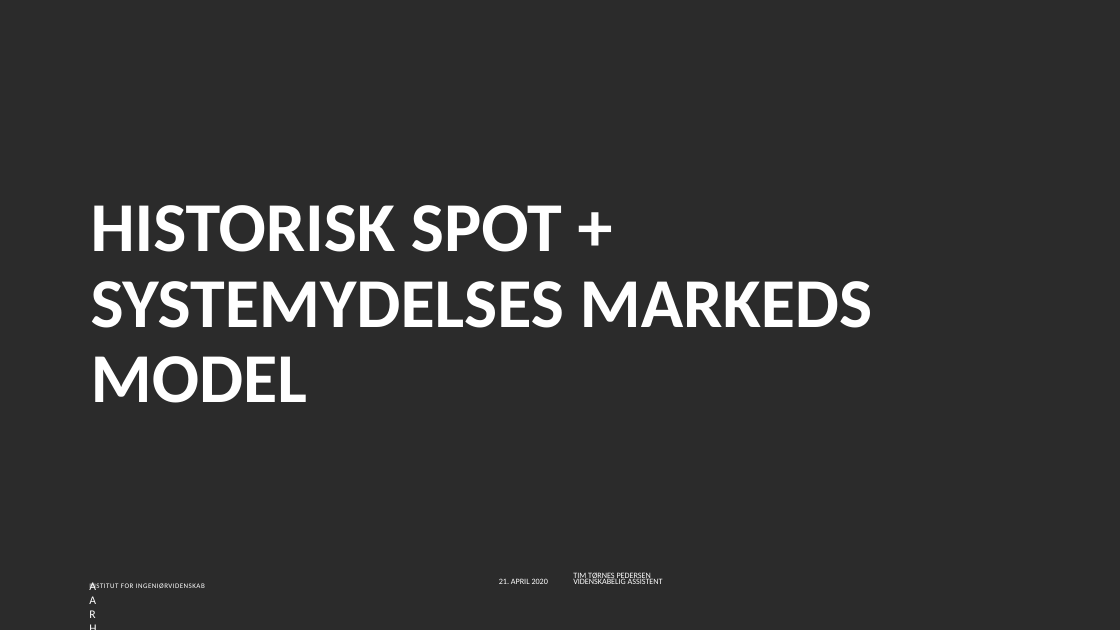
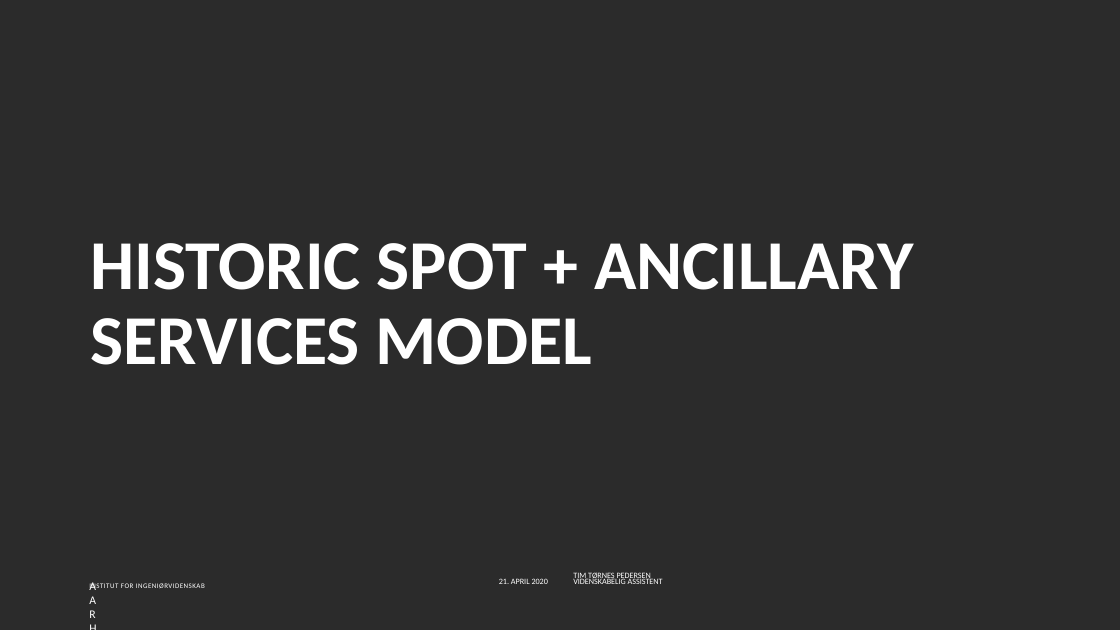
Before and after one commit to TimToernes/2020-FIRE, a slide deck: slide 1 of Meetings/Advisory board meeting.pptx. Drawn at 1120x630 pixels with LibreOffice and Linux fonts; fonts in the diff are those of the drawing; background and template pictures are left out; a plain dark background stands for a picture behind light text. Boxes give left, top, right and bottom in pixels: in the first picture for what was removed or moved away, otherwise in the second. Text is boxed around its words. In the diff, an @@ line names an element or a change of style, - is before the commit and + after.

```diff
--- a/Meetings/Advisory board meeting.pptx
+++ b/Meetings/Advisory board meeting.pptx
@@ title at [91, 243, 914, 365]: text changed @@
-HISTORISK SPOT + SYSTEMYDELSES MARKEDS MODEL
+HISTORIC SPOT + ANCILLARY SERVICES MODEL
```
Also in this commit, not shown: 1 other slide changed, 13 slides added, 4 slides removed, 14 other files.
